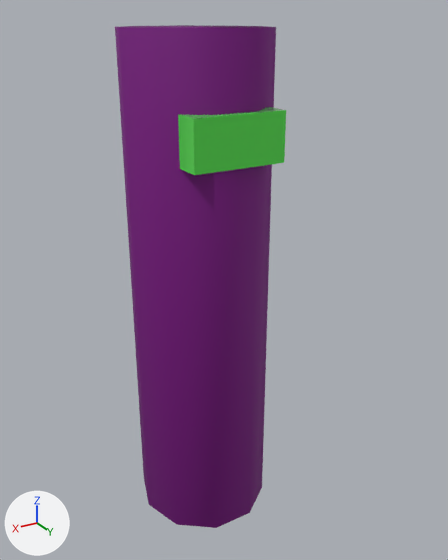
Renders of the Blender file KoP_assets/enemy.blend from each side of a commit.
Both versions are drawn from a 50 mm camera at (1.1, 1.746, 0.939) aimed at (0.027, -0.043, 0.045). The lights are fixed; the arrows at lower left show +X, +Y and +Z. The picture after the commit comes second.

Script lines for the objects in view, before the commit:
```python
me_cube_001 = bpy.data.meshes.new('Cube.001')
me_cube_001.from_pydata(...)  # a box spanning x -1.0..1.0, y -1.0..1.0, z -1.0..1.0
me_cube_001.materials.append(mat_material_001)  # green #5ae753
me_cylinder = bpy.data.meshes.new('Cylinder')
me_cylinder.from_pydata(...)  # a 10-sided cylinder along z spanning x -0.95..0.95, y -1.0..1.0, z -1.0..1.0
me_cylinder.polygons.foreach_set('use_smooth', [True] * 12)
me_cylinder.materials.append(mat_material)  # purple #78007f
ob_cube = bpy.data.objects.new('Cube', me_cube_001)
ob_cube.location = (0.1, 0.1, 0.588)
ob_cube.rotation_euler = (0.0, 0.0, 1.571)  # degrees (0, 0, 90)
ob_cube.scale = (0.08, 0.16, 0.08)
ob_cylinder = bpy.data.objects.new('Cylinder', me_cylinder)
ob_cylinder.location = (0.1, -0.1, 0.0)
ob_cylinder.rotation_euler = (0.0, 0.0, 1.571)  # degrees (0, 0, 90)
ob_cylinder.scale = (0.263, 0.25, 0.9)
```
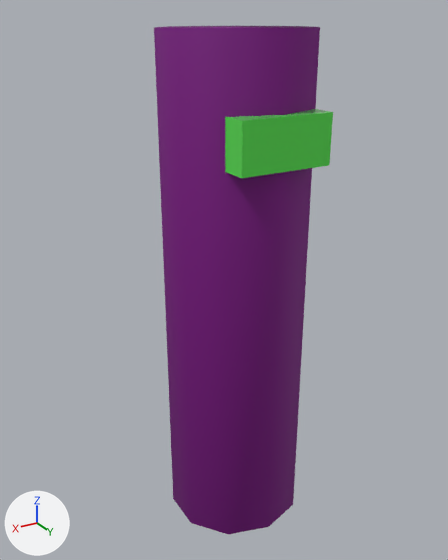
Boxes [x1, y1, x2, y2] around the edits, measured in the pictures (448 x 560 px):
'Cylinder', moved, turned: before [115, 25, 276, 528]; after [154, 26, 320, 534]
'Cube', moved: before [178, 107, 286, 175]; after [225, 109, 333, 178]

What the commit changed:
Object 'Cylinder' (ob_cylinder) turns from (0, 0, 90) to (0, 0, 0) degrees about x, y and z.
Object 'Cylinder' (ob_cylinder) moves from (0.1, -0.1, 0.0) to (0.0, 0.0, 0.0).
Object 'Cube' (ob_cube) moves from (0.1, 0.1, 0.588) to (0.003, 0.202, 0.588).
